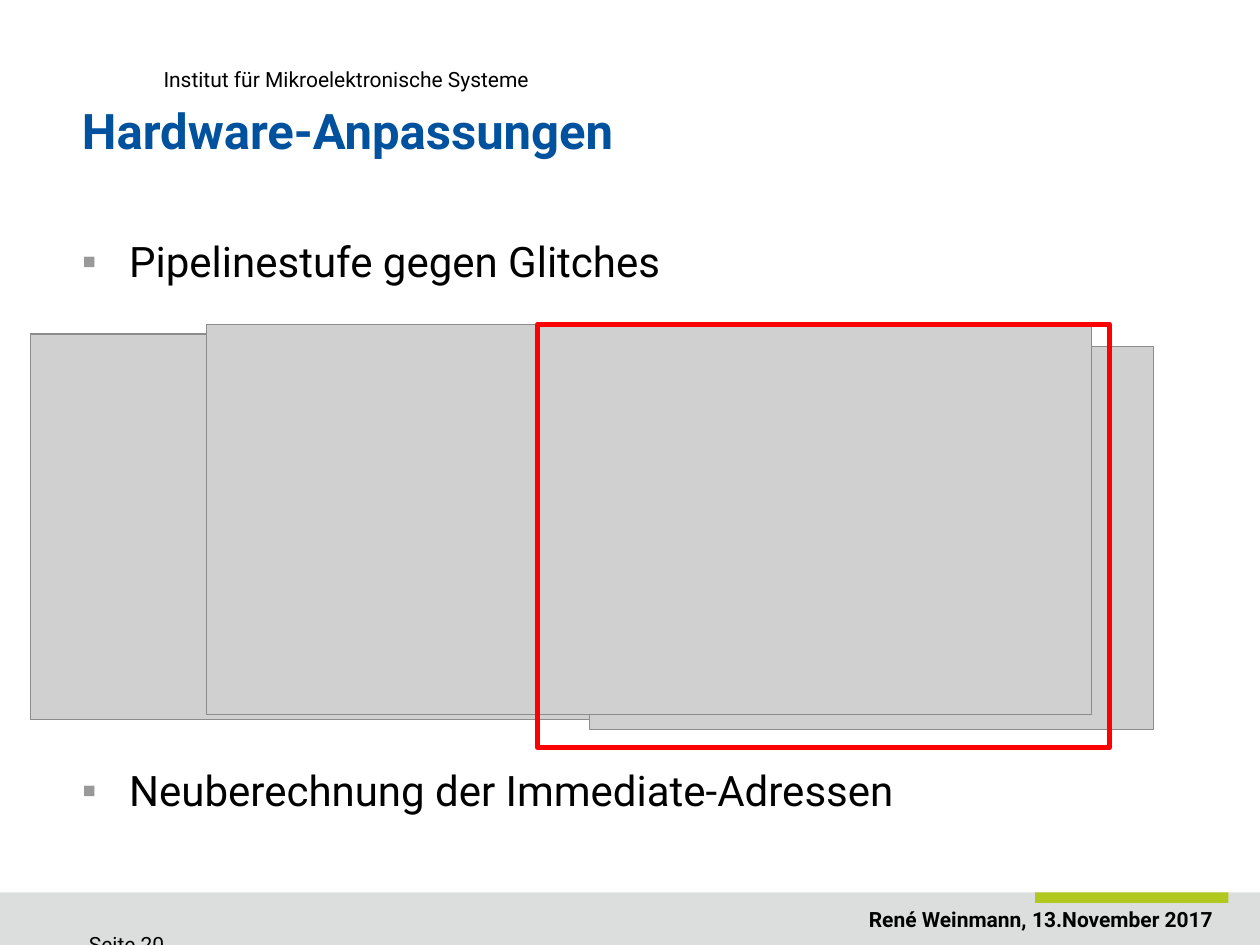
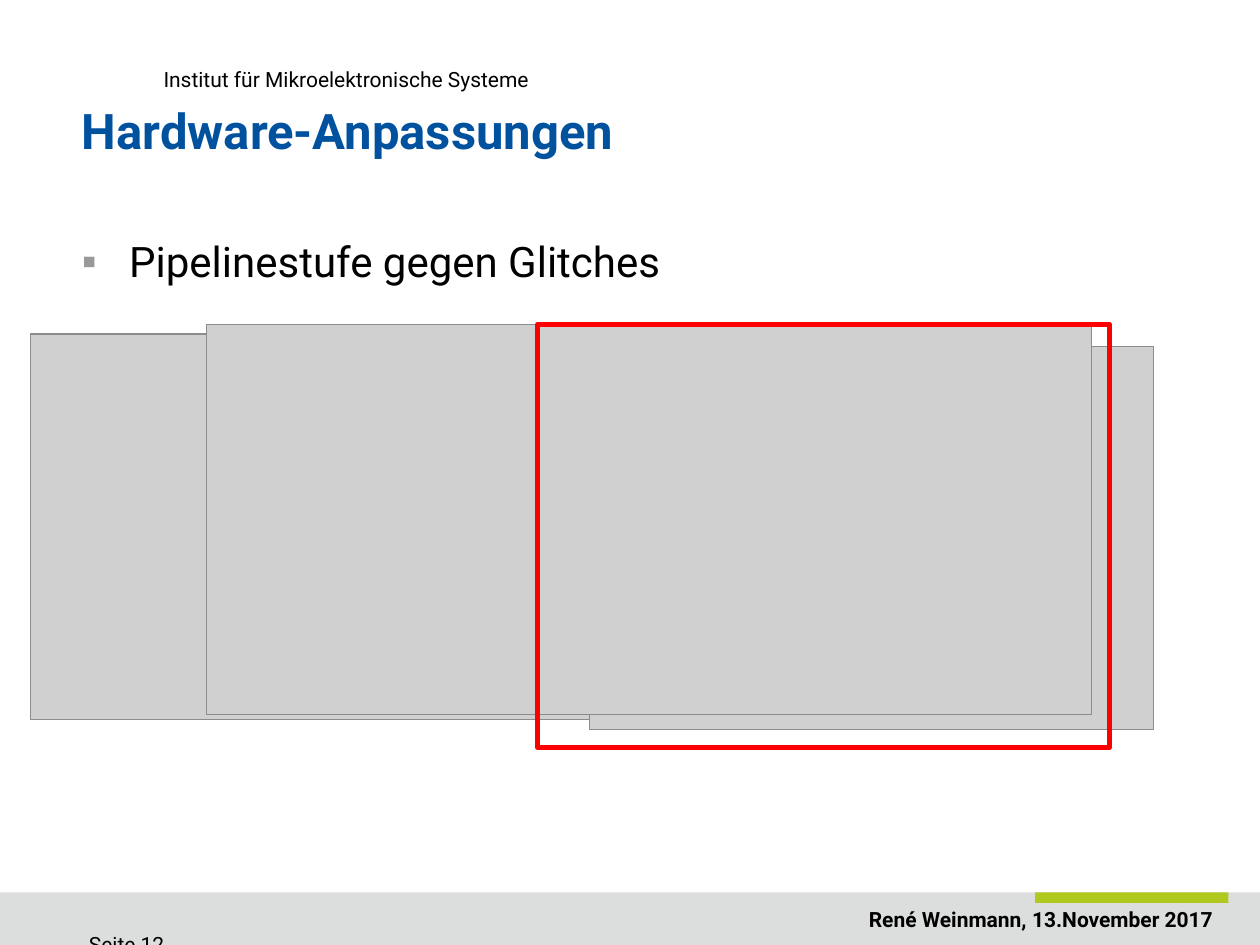
Before and after one commit to ReneWeinmann/Masterarbeit, a slide deck: slide 12 of Presentation_Rene_Weinmann.pptx (slide 20 before the commit). Drawn at 1260x945 pixels with LibreOffice and Linux fonts; fonts in the diff are those of the drawing; grey boxes stand for pictures; background and template pictures are left out. Boxes give left, top, right and bottom in pixels: in the first picture for what was removed or moved away, otherwise in the second. Text is boxed around its words. In the diff, an @@ line names an element or a change of style, - is before the commit and + after.

```diff
--- a/Presentation_Rene_Weinmann.pptx
+++ b/Presentation_Rene_Weinmann.pptx
@@ text at <box>129,774,894,815</box>: paragraph removed @@
-▪ Neuberechnung der Immediate-Adressen
```
Also in this commit, not shown: 22 other slides changed, 1 slide removed, 2 other files.
